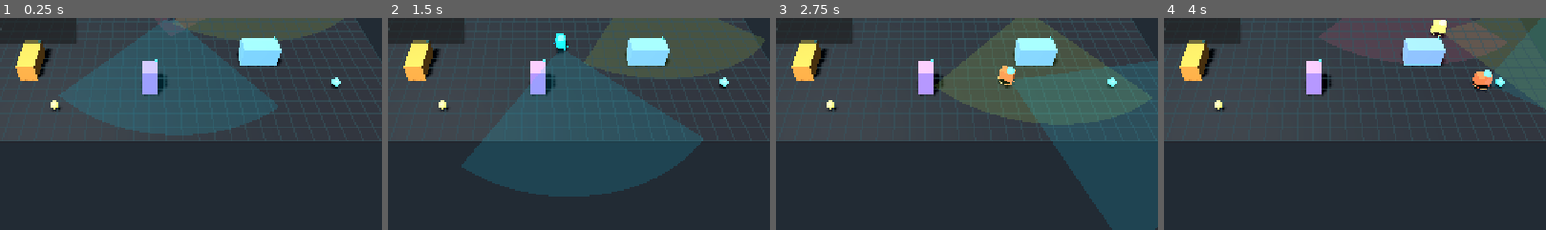
Above: before the commit, frames 1-4 (left to right).
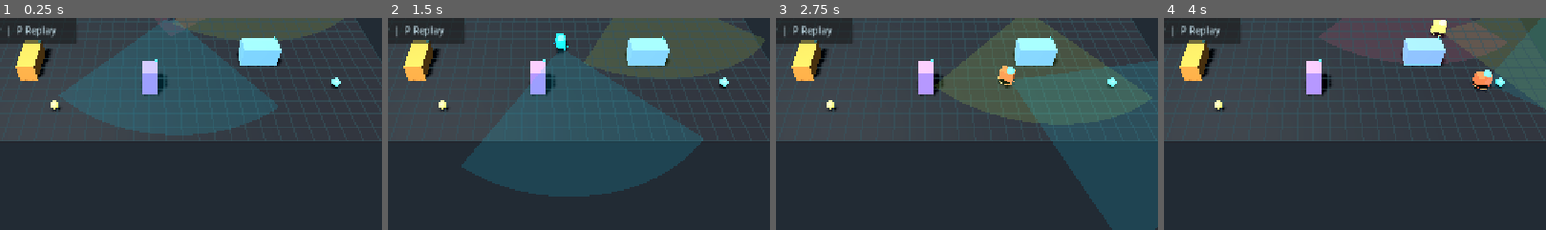
Above: after the commit, the same moments.

Repository: johnnyguy9/Godot-AI-Rendering-Lab
Game: Godot game, scene res://scenes/main.tscn
The game is run twice, just before and just after one commit, with the same random seed, the same clock (stepped at 60 frames per second) and the same inputs.
Inputs (mouse positions are % of the whole screen's width and height, from its top left):
- Up to frame 1 (0.25 s): no input
- Up to frame 2 (1.5 s): tap Enter at 0.5 s; move the mouse to (72, 44) at 0.52 s; hold P (toggle_replay, bound only after the commit) 0.53-1.25 s; click (72, 44) at 0.67 s; drag from (30, 54) to (45, 70) at 1.27 s
- Up to frame 3 (2.75 s): move the mouse to (60, 27) at 2.02 s; hold B (toggle_controller) from 2.03 s (still down); click (60, 27) at 2.17 s; tap P (toggle_replay, bound only after the commit) at 2.3 s
- Up to frame 4 (4 s): release B (toggle_controller) at 2.75 s; drag from (45, 70) to (20, 34) at 2.77 s; move the mouse to (80, 65) at 3.52 s; hold Shift from 3.53 s (still down); click (80, 65) at 3.67 s; tap P (toggle_replay, bound only after the commit) at 3.8 s
The pictures show only the part of the screen within x 30-80%, y 48-98%; the shares and areas given below are measured in that part.

The runs differ from the first frame. In frame 1, 0.3% of the frame differs, in the area x 2-15%, y 3-10%; in frame 2, 0.3%; in frame 3, 0.3%; in frame 4, 0.3%.

Commit message:
feat: add replay capture and ghost playback

Diff:
--- a/project.godot
+++ b/project.godot
@@ -46,6 +46,11 @@
 "events": [Object(InputEventKey,"resource_local_to_scene":false,"resource_name":"","device":-1,"window_id":0,"alt_press …(190 unchanged characters)…
 ]
 }
+toggle_replay={
+"deadzone": 0.5,
+"events": [Object(InputEventKey,"resource_local_to_scene":false,"resource_name":"","device":-1,"window_id":0,"alt_pressed":false,"shift_pressed":false,"ctrl_pressed":false,"meta_pressed":false,"pressed":false,"keycode":80,"physical_keycode":0,"key_label":0,"unicode":0,"location":0,"echo":false,"script":null)
+]
+}
 
 [rendering]
 
--- a/scripts/autonomous_agent.gd
+++ b/scripts/autonomous_agent.gd
@@ -32,6 +32,7 @@
 var navigation_path := PackedVector3Array()
 var navigation_path_index := 0
 var navigation_goal := Vector3.INF
+var last_velocity := Vector3.ZERO
 
 var patrol_speed := 3.0
 var seek_speed := 4.8
@@ -170,6 +171,7 @@
 	var corrected: Vector3 = environment.clamp_to_bounds(proposed)
 	var boundary_corrected: bool = corrected.distance_to(proposed) > 0.001
 	global_position = corrected
+	last_velocity = (corrected - origin) / maxf(delta, 0.0001)
 
 	if steering.length() > 0.001:
 		look_at(global_position + steering, Vector3.UP)
@@ -293,6 +295,17 @@
 	return flat_delta.length()
 
 
+func get_replay_payload(time_seconds: float) -> Dictionary:
+	return {
+		"time": time_seconds,
+		"agent_id": agent_id,
+		"state": get_state_name(),
+		"pos": _vector_to_array(global_position),
+		"vel": _vector_to_array(last_velocity),
+		"target": _vector_to_array(current_target),
+	}
+
+
 func _transition_to(next_state: int, reason: String) -> void:
 	var previous_state := current_state
 	current_state = next_state
@@ -335,6 +348,10 @@
 	return "(%.2f, %.2f, %.2f)" % [value.x, value.y, value.z]
 
 
+func _vector_to_array(value: Vector3) -> Array[float]:
+	return [value.x, value.y, value.z]
+
+
 func _build_visuals() -> void:
 	if body_node != null:
 		return
--- a/scripts/debug_hud.gd
+++ b/scripts/debug_hud.gd
@@ -70,7 +70,7 @@
 	stack.add_child(event_log)
 
 	var footer := Label.new()
-	footer.text = "F3 HUD  |  C Camera  |  R Reset  |  B Controller"
+	footer.text = "F3 HUD  |  C Camera  |  R Reset  |  B Controller  |  P Replay"
 	footer.add_theme_color_override("font_color", Color(0.70, 0.80, 0.84))
 	stack.add_child(footer)
 
--- a/scripts/main.gd
+++ b/scripts/main.gd
@@ -3,10 +3,14 @@
 const SimulationEnvironment := preload("res://scripts/simulation_environment.gd")
 const SimulationDirector := preload("res://scripts/simulation_director.gd")
 const DebugHud := preload("res://scripts/debug_hud.gd")
+const ReplayRecorder := preload("res://scripts/replay_recorder.gd")
+const ReplayPlayer := preload("res://scripts/replay_player.gd")
 
 var environment
 var director
 var hud
+var replay_recorder
+var replay_player
 var camera: Camera3D
 var camera_mode := 0
 
@@ -26,6 +30,8 @@
 		_apply_camera_mode()
 	if event.is_action_pressed("toggle_controller") and director:
 		director.toggle_controller()
+	if event.is_action_pressed("toggle_replay") and replay_player:
+		replay_player.toggle_playback()
 
 
 func _configure_rendering() -> void:
@@ -73,11 +79,29 @@
 	director.name = "SimulationDirector"
 	add_child(director)
 	director.configure(environment)
+	_configure_replay()
 
 	hud = DebugHud.new()
 	hud.name = "EvaluationHUD"
 	add_child(hud)
 	hud.bind(director)
+
+
+func _configure_replay() -> void:
+	var record_path := _get_cli_value("--record")
+	if not record_path.is_empty():
+		replay_recorder = ReplayRecorder.new()
+		replay_recorder.name = "ReplayRecorder"
+		add_child(replay_recorder)
+		if replay_recorder.configure(record_path):
+			director.bind_replay_recorder(replay_recorder)
+
+	replay_player = ReplayPlayer.new()
+	replay_player.name = "ReplayPlayer"
+	add_child(replay_player)
+	var replay_path := _get_cli_value("--replay")
+	if not replay_path.is_empty():
+		replay_player.load_jsonl(replay_path)
 
 
 func _reset_simulation() -> void:
@@ -87,6 +111,11 @@
 		director.queue_free()
 	if environment:
 		environment.queue_free()
+	if replay_recorder:
+		replay_recorder.close()
+		replay_recorder.queue_free()
+	if replay_player:
+		replay_player.queue_free()
 	await get_tree().process_frame
 	_build_simulation()
 
@@ -105,3 +134,14 @@
 		_:
 			camera.position = Vector3(16.0, 10.0, -13.5)
 			camera.look_at(Vector3(0.0, 0.0, 0.0), Vector3.UP)
+
+
+func _get_cli_value(flag: String) -> String:
+	var args := OS.get_cmdline_args() + OS.get_cmdline_user_args()
+	for index in range(args.size()):
+		var arg := str(args[index])
+		if arg == flag and index + 1 < args.size():
+			return str(args[index + 1])
+		if arg.begins_with("%s=" % flag):
+			return arg.substr(flag.length() + 1)
+	return ""
--- /dev/null
+++ b/scripts/replay_player.gd
@@ -0,0 +1,124 @@
+extends Node3D
+class_name ReplayPlayer
+
+var source_path := ""
+var playback_enabled := false
+var playback_time := 0.0
+var duration := 0.0
+var records_by_agent: Dictionary = {}
+var cursors: Dictionary = {}
+var ghost_nodes: Dictionary = {}
+
+
+func load_jsonl(path: String) -> bool:
+	source_path = _resolve_path(path)
+	if not FileAccess.file_exists(source_path):
+		push_warning("ReplayPlayer could not find replay file: %s" % source_path)
+		return false
+
+	var file := FileAccess.open(source_path, FileAccess.READ)
+	if file == null:
+		push_warning("ReplayPlayer failed to open %s" % source_path)
+		return false
+
+	records_by_agent.clear()
+	cursors.clear()
+	duration = 0.0
+	while not file.eof_reached():
+		var line := file.get_line().strip_edges()
+		if line.is_empty():
+			continue
+		var parsed = JSON.parse_string(line)
+		if typeof(parsed) != TYPE_DICTIONARY:
+			continue
+		var agent_id := str(parsed.get("agent_id", "unknown"))
+		if not records_by_agent.has(agent_id):
+			records_by_agent[agent_id] = []
+			cursors[agent_id] = 0
+		records_by_agent[agent_id].append(parsed)
+		duration = maxf(duration, float(parsed.get("time", 0.0)))
+
+	_build_ghosts()
+	visible = false
+	print("[REPLAY] Loaded %d agent track(s) from %s" % [records_by_agent.size(), source_path])
+	return true
+
+
+func toggle_playback() -> void:
+	if records_by_agent.is_empty():
+		print("[REPLAY] No replay loaded. Pass --replay path/to/run.jsonl to enable ghost playback.")
+		return
+	playback_enabled = not playback_enabled
+	visible = playback_enabled
+	if playback_enabled:
+		playback_time = 0.0
+		for key in cursors.keys():
+			cursors[key] = 0
+	print("[REPLAY] Ghost playback %s" % ("enabled" if playback_enabled else "disabled"))
+
+
+func _process(delta: float) -> void:
+	if not playback_enabled or records_by_agent.is_empty():
+		return
+
+	playback_time += delta
+	if duration > 0.0 and playback_time > duration:
+		playback_time = 0.0
+		for key in cursors.keys():
+			cursors[key] = 0
+
+	for agent_id in records_by_agent.keys():
+		_apply_agent_record(agent_id)
+
+
+func _build_ghosts() -> void:
+	for node in ghost_nodes.values():
+		node.queue_free()
+	ghost_nodes.clear()
+
+	for agent_id in records_by_agent.keys():
+		var ghost := MeshInstance3D.new()
+		ghost.name = "ReplayGhost_%s" % str(agent_id).replace(" ", "_")
+		var mesh := BoxMesh.new()
+		mesh.size = Vector3(0.72, 0.22, 0.72)
+		ghost.mesh = mesh
+		ghost.material_override = _ghost_material()
+		add_child(ghost)
+		ghost_nodes[agent_id] = ghost
+
+
+func _apply_agent_record(agent_id: String) -> void:
+	var records: Array = records_by_agent[agent_id]
+	if records.is_empty():
+		return
+
+	var cursor := int(cursors.get(agent_id, 0))
+	while cursor < records.size() - 1 and float(records[cursor + 1].get("time", 0.0)) <= playback_time:
+		cursor += 1
+	cursors[agent_id] = cursor
+
+	var record: Dictionary = records[cursor]
+	var ghost: MeshInstance3D = ghost_nodes[agent_id]
+	ghost.global_position = _array_to_vector(record.get("pos", [])) + Vector3(0.0, 0.12, 0.0)
+
+
+func _array_to_vector(value) -> Vector3:
+	if typeof(value) != TYPE_ARRAY or value.size() < 3:
+		return Vector3.ZERO
+	return Vector3(float(value[0]), float(value[1]), float(value[2]))
+
+
+func _ghost_material() -> StandardMaterial3D:
+	var material := StandardMaterial3D.new()
+	material.albedo_color = Color(0.25, 0.95, 1.0, 0.38)
+	material.transparency = BaseMaterial3D.TRANSPARENCY_ALPHA
+	material.emission_enabled = true
+	material.emission = Color(0.25, 0.95, 1.0)
+	material.emission_energy_multiplier = 0.45
+	return material
+
+
+func _resolve_path(path: String) -> String:
+	if path.begins_with("res://") or path.begins_with("user://"):
+		return ProjectSettings.globalize_path(path)
+	return ProjectSettings.globalize_path(path) if path.is_relative_path() else path
--- /dev/null
+++ b/scripts/replay_recorder.gd
@@ -0,0 +1,50 @@
+extends Node
+class_name ReplayRecorder
+
+var output_path := ""
+var file: FileAccess
+var records_written := 0
+
+
+func configure(path: String) -> bool:
+	output_path = _resolve_path(path)
+	var directory := output_path.get_base_dir()
+	if not directory.is_empty():
+		DirAccess.make_dir_recursive_absolute(directory)
+
+	file = FileAccess.open(output_path, FileAccess.WRITE)
+	if file == null:
+		push_error("ReplayRecorder failed to open %s: %s" % [output_path, error_string(FileAccess.get_open_error())])
+		return false
+
+	print("[REPLAY] Recording JSONL telemetry to %s" % output_path)
+	return true
+
+
+func record_tick(time_seconds: float, agents: Array) -> void:
+	if file == null:
+		return
+
+	for agent in agents:
+		var payload: Dictionary = agent.get_replay_payload(time_seconds)
+		file.store_line(JSON.stringify(payload))
+		records_written += 1
+	file.flush()
+
+
+func close() -> void:
+	if file != null:
+		file.flush()
+		file = null
+		print("[REPLAY] Wrote %d agent records to %s" % [records_written, output_path])
+
+
+func _notification(what: int) -> void:
+	if what == NOTIFICATION_PREDELETE:
+		close()
+
+
+func _resolve_path(path: String) -> String:
+	if path.begins_with("res://") or path.begins_with("user://"):
+		return ProjectSettings.globalize_path(path)
+	return ProjectSettings.globalize_path(path) if path.is_relative_path() else path
--- a/scripts/simulation_director.gd
+++ b/scripts/simulation_director.gd
@@ -16,6 +16,7 @@
 var latest_vector_summary := "Awaiting first vector sample"
 var asset_review := {}
 var controller_mode := AutonomousAgent.ControllerMode.FSM
+var replay_recorder
 
 
 func configure(p_environment) -> void:
@@ -31,6 +32,8 @@
 	if metrics_elapsed >= 0.5:
 		metrics_elapsed = 0.0
 		metrics_changed.emit(get_metrics_snapshot())
+	if replay_recorder:
+		replay_recorder.record_tick(runtime_seconds, agents)
 
 
 func get_metrics_snapshot() -> Dictionary:
@@ -67,6 +70,10 @@
 	if agents.is_empty():
 		return AutonomousAgent.CONTROLLER_NAMES[controller_mode]
 	return agents[0].get_controller_name()
+
+
+func bind_replay_recorder(recorder) -> void:
+	replay_recorder = recorder
 
 
 func _state_counts() -> Dictionary:
Binary file changed: media/hero.png
Binary file changed: media/patrol-seek.gif
Not shown, added: scripts/replay_player.gd.uid
Not shown, added: scripts/replay_recorder.gd.uid
Not shown, added: tests/unit/test_navigation_mesh.gd.uid
Not shown, changed: README.md
Not shown, added: docs/REPLAY_FORMAT.md
